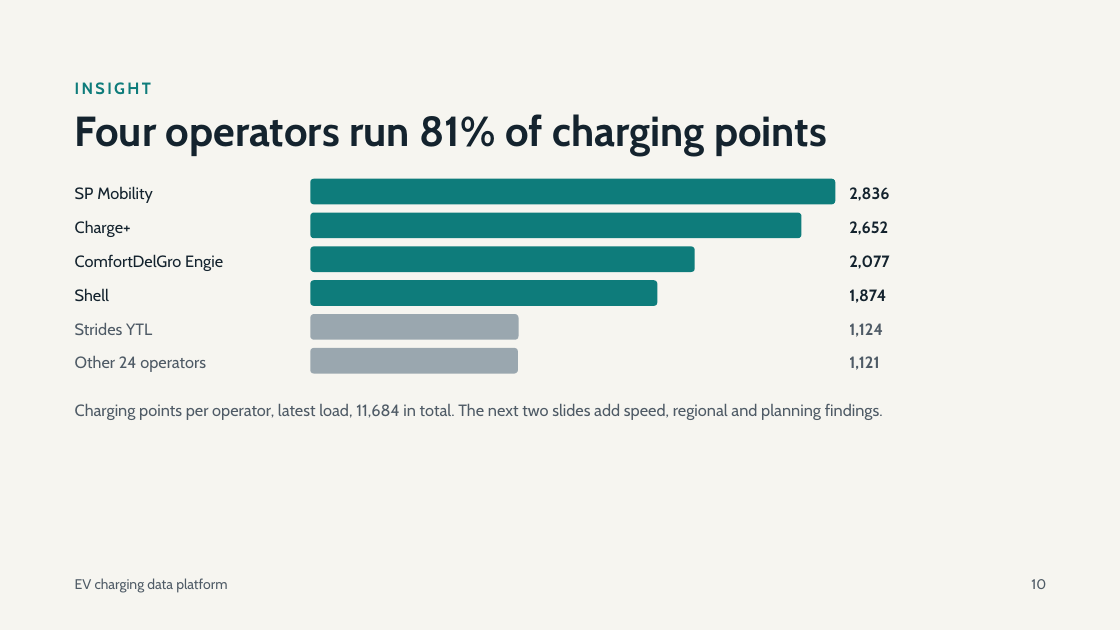
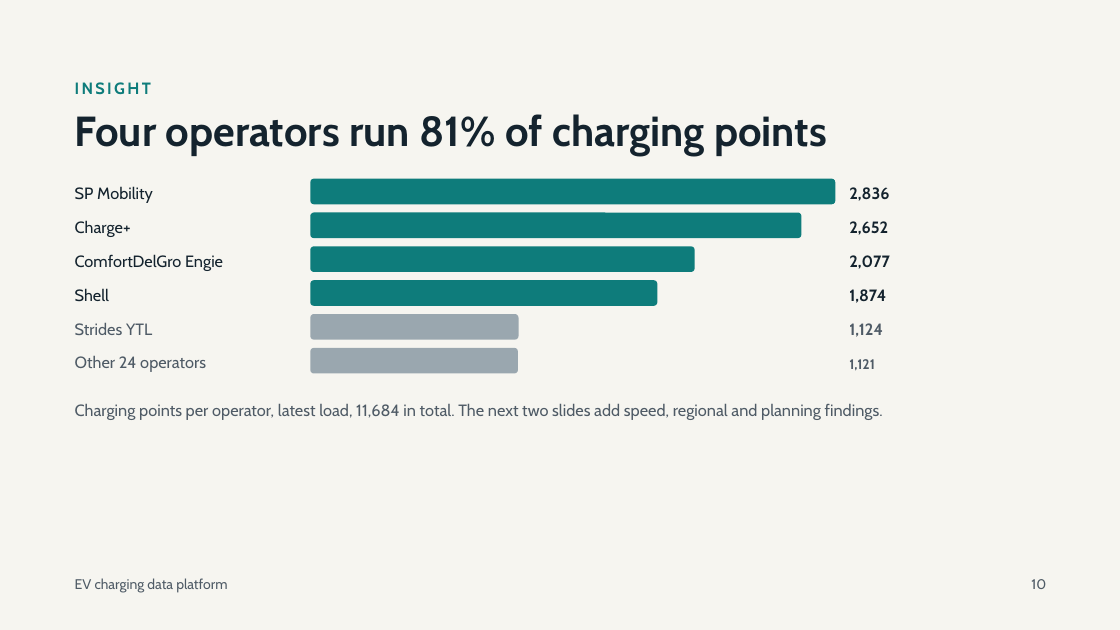
Before and after one commit to ericseow-98/Project-2-Assignment, a slide deck: slide 11 of EV_Charging_Data_Platform_Presentation_Final_Version.pptx. Drawn at 1120x630 pixels with LibreOffice and Linux fonts; fonts in the diff are those of the drawing. Boxes give left, top, right and bottom in pixels: in the first picture for what was removed or moved away, otherwise in the second. Text is boxed around its words. In the diff, an @@ line names an element or a change of style, - is before the commit and + after.

```diff
--- a/EV_Charging_Data_Platform_Presentation_Final_Version.pptx
+++ b/EV_Charging_Data_Platform_Presentation_Final_Version.pptx
@@ text "1,121" at bbox=[849, 359, 875, 371]: size 14 to 11.9 pt @@
```
Also in this commit, not shown: 6 other slides changed.
